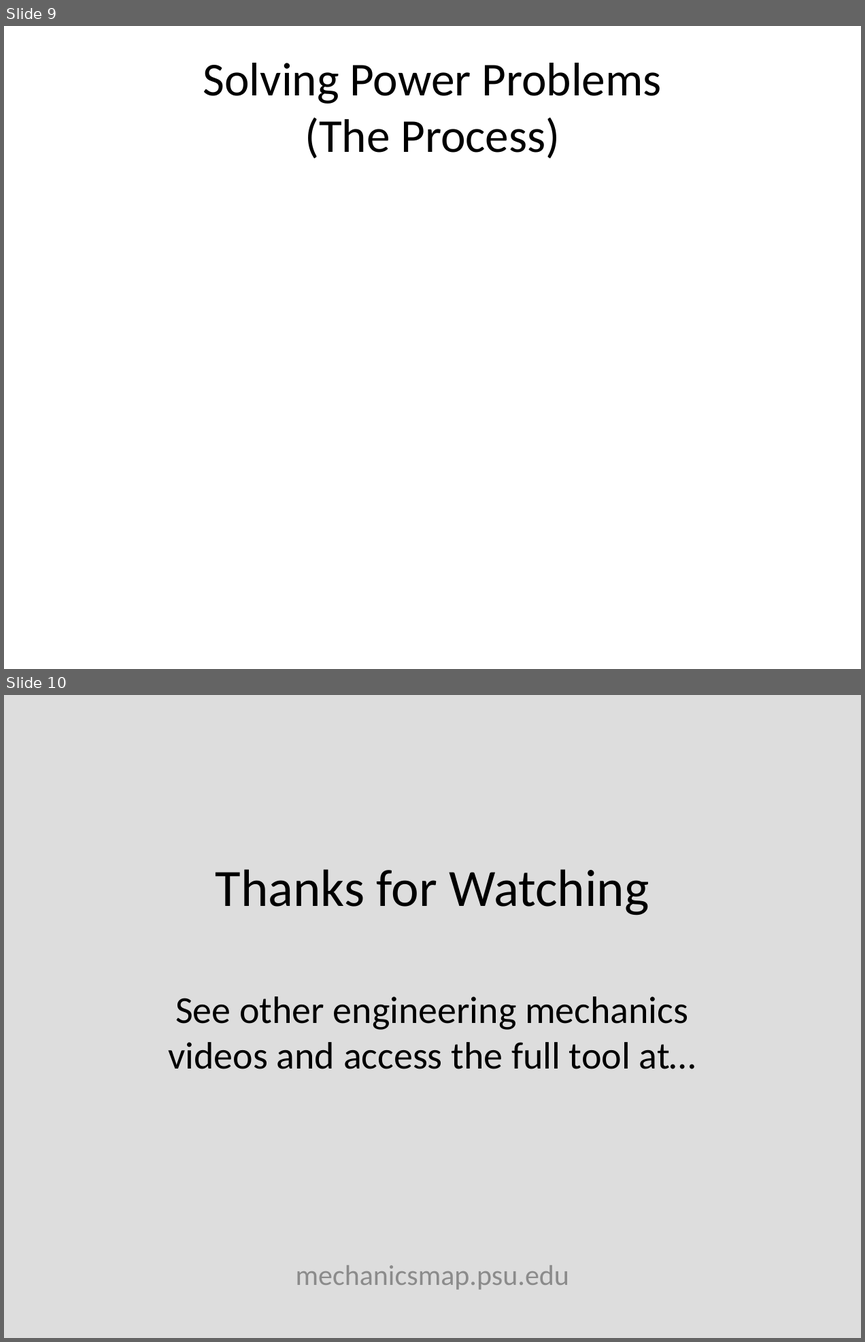
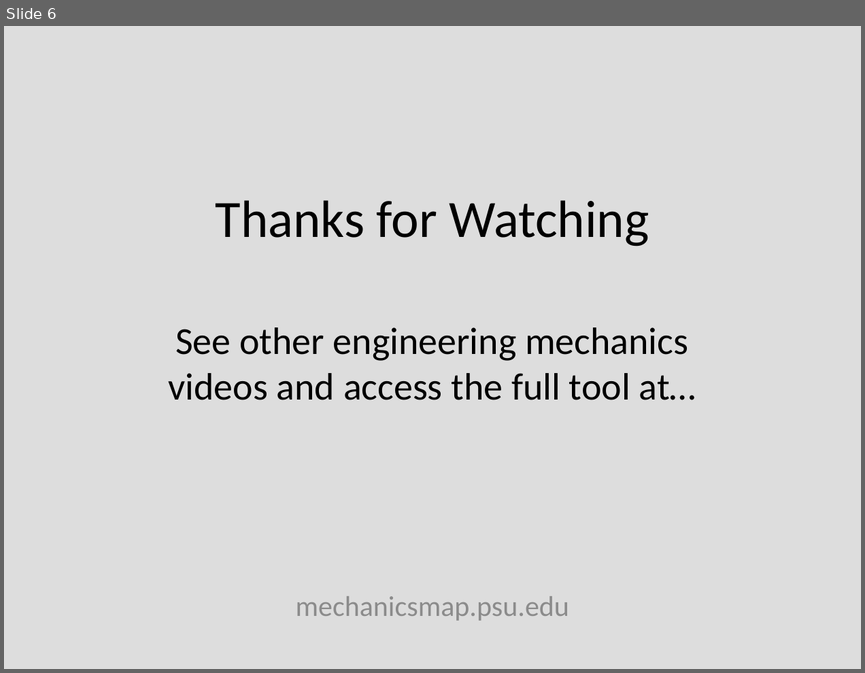
Before and after one commit to JacobMoore/mechanics_textbook, a slide deck: Lecture Slides/VideoLectureSlides/14.4.pptx. Shown one above the other, each under a label of ours: slides 9 and 10 before the commit, slide 6 after it. The pictures are 865x1342 and 865x673 pixels, drawn with LibreOffice and Linux fonts; fonts in the diff are those of the drawing; grey boxes stand for pictures; background and template pictures are left out. Boxes give left, top, right and bottom in pixels: in the first picture for what was removed or moved away, otherwise in the second. Text is boxed around its words. In the diff, an @@ line names an element or a change of style, - is before the commit and + after.

```diff
--- a/Lecture Slides/VideoLectureSlides/14.4.pptx
+++ b/Lecture Slides/VideoLectureSlides/14.4.pptx
@@ slide 9 removed at box(4, 26, 861, 669), background #FFFFFF @@
@@ title removed at box(203, 63, 661, 159) @@
-Solving Power Problems
-(The Process)
@@ what was slide 10 is now slide 6 @@
```
Also in this commit, not shown: 1 slide changed, 6 slides added, 10 other slides removed, 37 other files.
